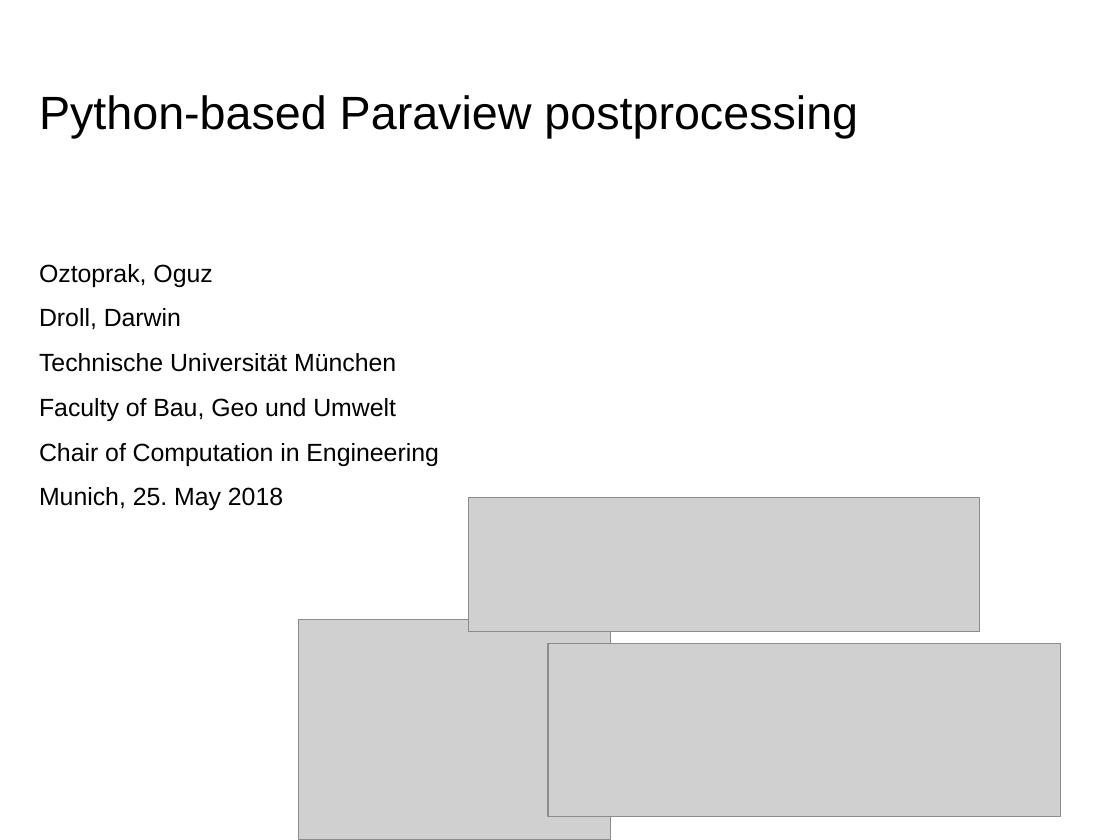
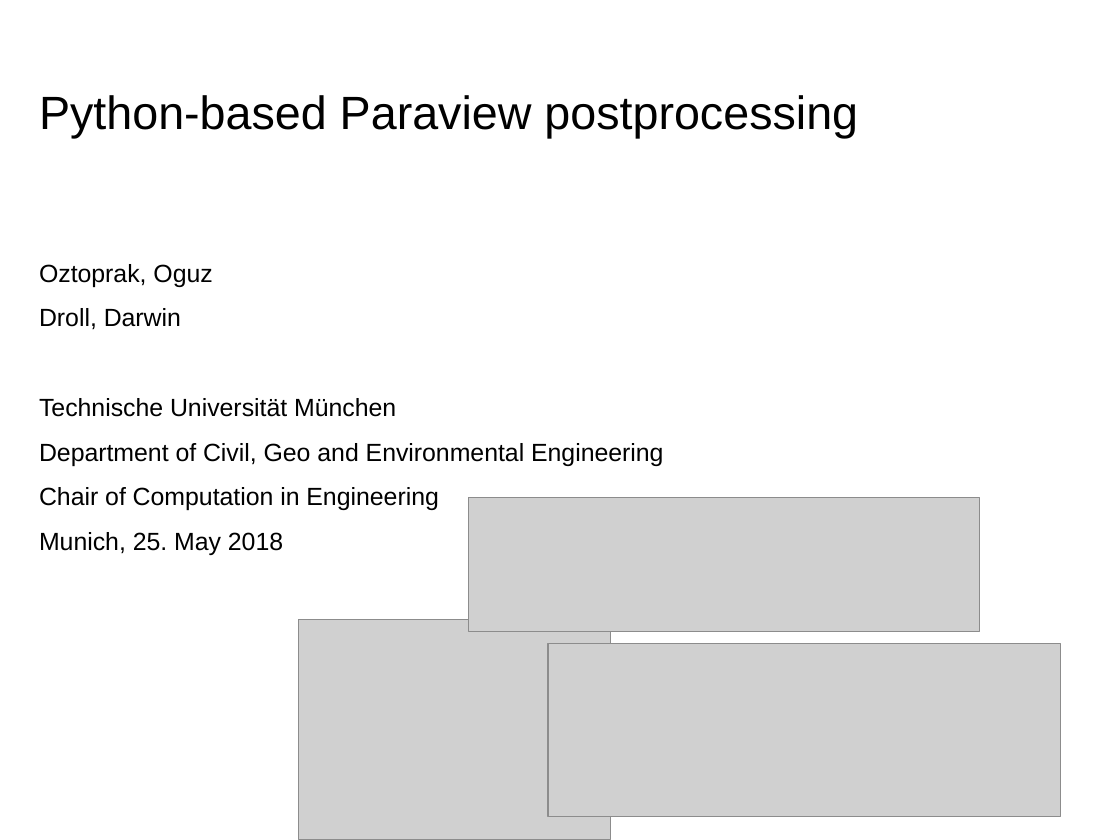
Before and after one commit to JusticeBoi/Paraview-PostProcessing-SoftwareLab, a slide deck: slide 1 of Paraview-postprocessor.pptx. Drawn at 1120x840 pixels with LibreOffice and Linux fonts; fonts in the diff are those of the drawing; grey boxes stand for pictures; background and template pictures are left out. Boxes give left, top, right and bottom in pixels: in the first picture for what was removed or moved away, otherwise in the second. Text is boxed around its words. In the diff, an @@ line names an element or a change of style, - is before the commit and + after.

```diff
--- a/Paraview-postprocessor.pptx
+++ b/Paraview-postprocessor.pptx
@@ text at box(39, 443, 663, 466): text changed @@
-Faculty of Bau, Geo und Umwelt
+Department of Civil, Geo and Environmental Engineering
```
Also in this commit, not shown: 6 other slides changed, 1 slide added.
